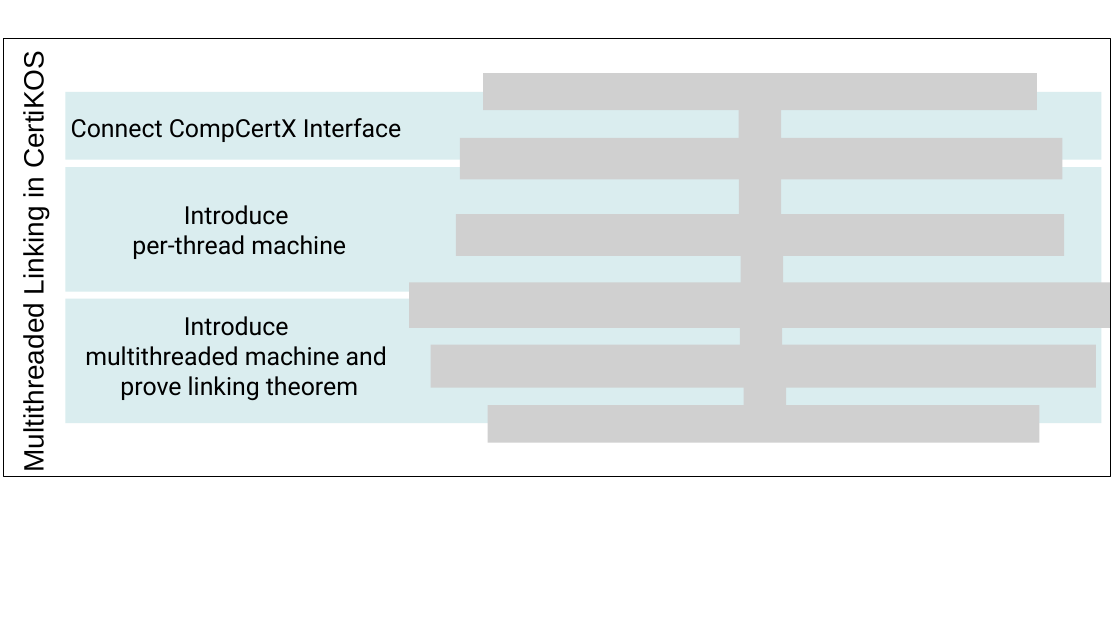
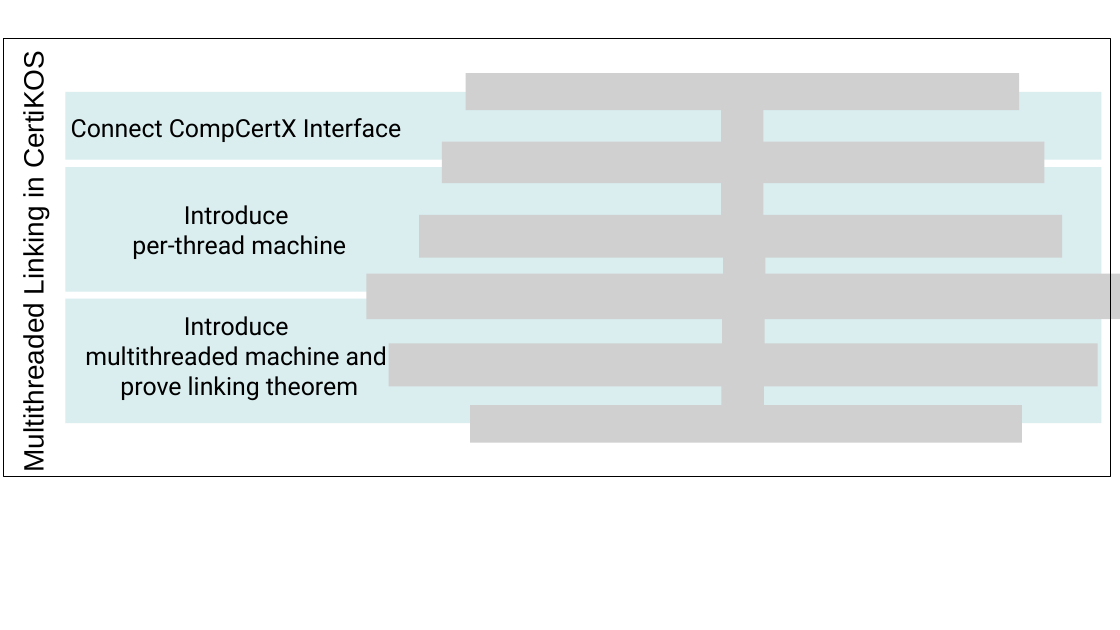
Before and after one commit to jieungkim/phd_thesis, a slide deck: slide 3 of figs/certikos/concurrent_linking.pptx. Drawn at 1120x630 pixels with LibreOffice and Linux fonts; fonts in the diff are those of the drawing; grey boxes stand for pictures. Boxes give left, top, right and bottom in pixels: in the first picture for what was removed or moved away, otherwise in the second. Text is boxed around its words. In the diff, an @@ line names an element or a change of style, - is before the commit and + after.

```diff
--- a/figs/certikos/concurrent_linking.pptx
+++ b/figs/certikos/concurrent_linking.pptx
@@ 3 pictures: place and size @@
-3 pictures at bbox=[483, 73, 1036, 235]
+3 pictures at bbox=[466, 73, 1019, 235]
@@ picture: place and size @@
-picture at bbox=[460, 138, 1063, 179]
+picture at bbox=[442, 142, 1045, 184]
@@ picture: place and size @@
-picture at bbox=[456, 214, 1064, 255]
+picture at bbox=[419, 215, 1062, 258]
@@ picture: place and size @@
-picture at bbox=[739, 300, 782, 367]
+picture at bbox=[722, 235, 765, 302]
@@ picture: place and size @@
-picture at bbox=[409, 282, 1110, 328]
+picture at bbox=[366, 273, 1120, 319]
@@ picture: place and size @@
-picture at bbox=[740, 235, 783, 302]
+picture at bbox=[722, 300, 765, 367]
@@ picture: place and size @@
-picture at bbox=[431, 345, 1096, 388]
+picture at bbox=[389, 344, 1098, 386]
@@ picture: place and size @@
-picture at bbox=[744, 361, 786, 428]
+picture at bbox=[721, 361, 764, 428]
@@ picture: place and size @@
-picture at bbox=[488, 405, 1040, 444]
+picture at bbox=[470, 405, 1023, 444]
```
Also in this commit, not shown: 2 other slides changed, 10 other files.
